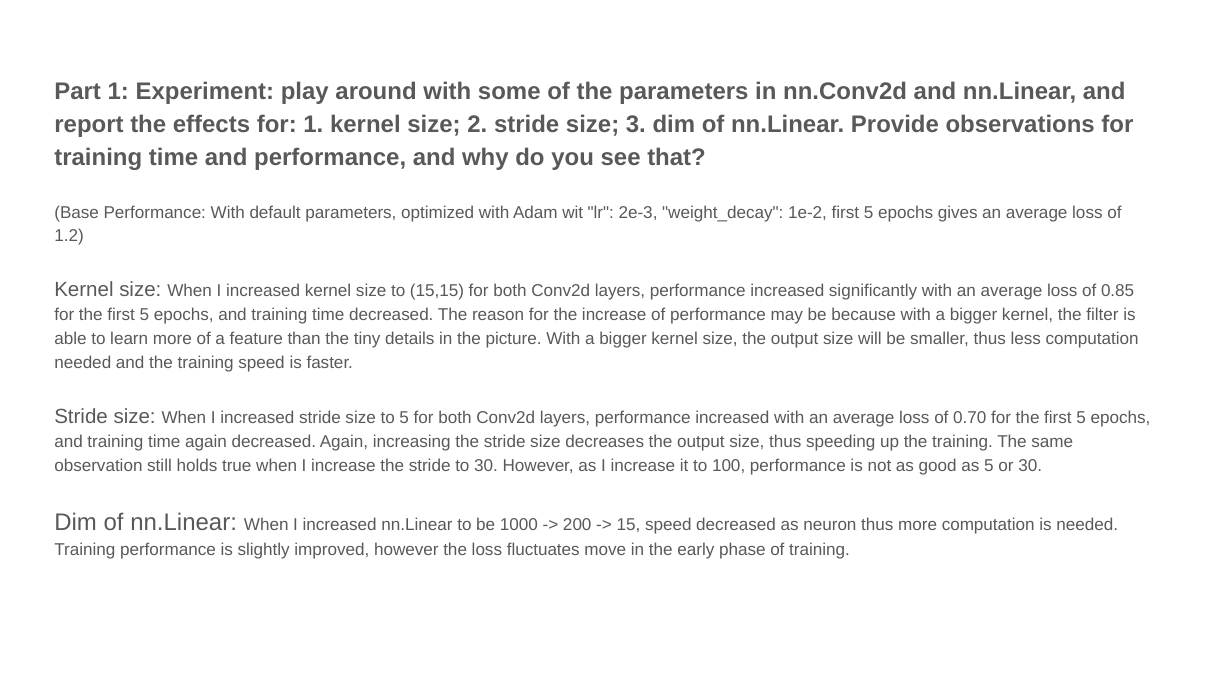
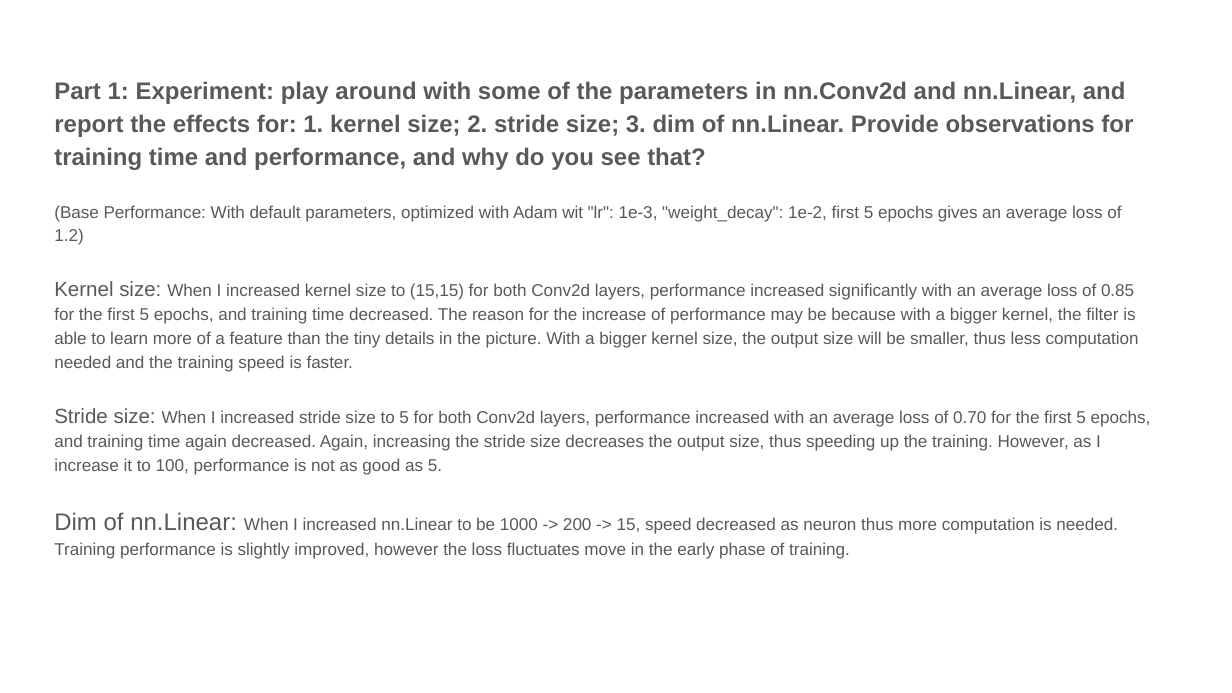
Before and after one commit to jielyugt/scene_recognition_deep, a slide deck: slide 3 of proj6_template.pptx. Drawn at 1232x693 pixels with LibreOffice and Linux fonts; fonts in the diff are those of the drawing. Boxes give left, top, right and bottom in pixels: in the first picture for what was removed or moved away, otherwise in the second. Text is boxed around its words. In the diff, an @@ line names an element or a change of style, - is before the commit and + after.

```diff
--- a/proj6_template.pptx
+++ b/proj6_template.pptx
@@ text at (54,205,1121,245): text changed @@
-(Base Performance: With default parameters, optimized with Adam wit "lr": 2e-3, "weight_decay": 1e-2, first 5 epochs gives an average loss of 1.2)
+(Base Performance: With default parameters, optimized with Adam wit "lr": 1e-3, "weight_decay": 1e-2, first 5 epochs gives an average loss of 1.2)
@@ text at (54,408,1151,475): text changed @@
-Stride size: When I increased stride size to 5 for both Conv2d layers, performance increased with an average loss of 0.70 for the first 5 epochs, and training time again decreased. Again, increasing the stride size decreases the output size, thus speeding up the training. The same observation still holds true when I increase the stride to 30. However, as I increase it to 100, performance is not as good as 5 or 30.
+Stride size: When I increased stride size to 5 for both Conv2d layers, performance increased with an average loss of 0.70 for the first 5 epochs, and training time again decreased. Again, increasing the stride size decreases the output size, thus speeding up the training. However, as I increase it to 100, performance is not as good as 5.
```
Also in this commit, not shown: 8 other slides changed, 1 slide added, 1 slide removed, 15 other files.
